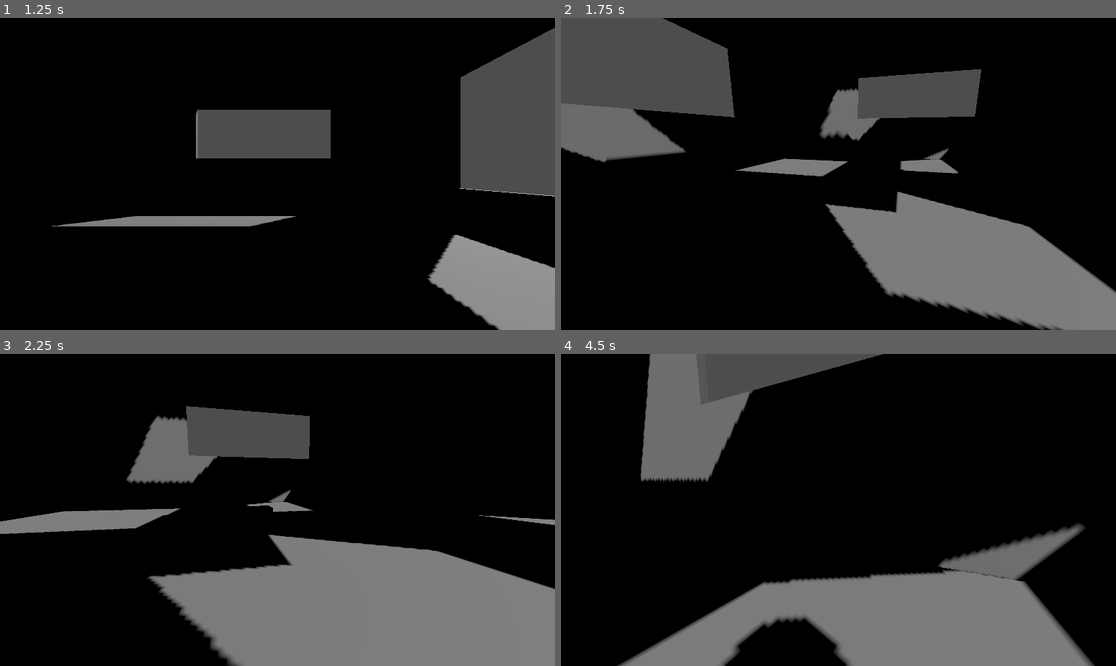
Above: before the commit, frames 1-4 (two rows, left to right).
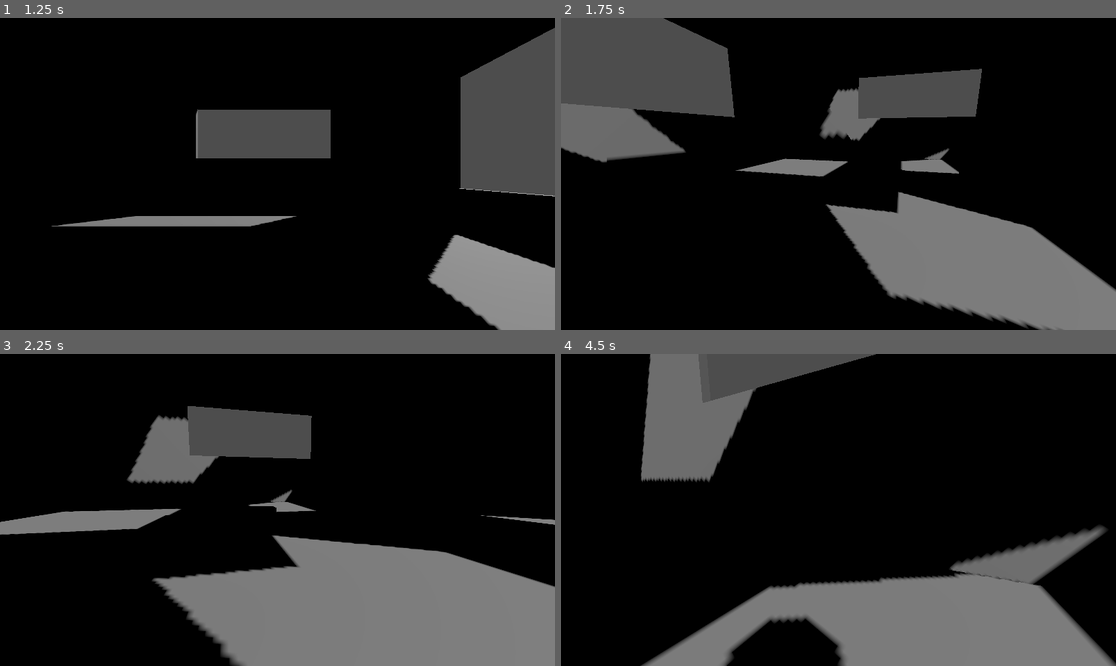
Above: after the commit, the same moments.

Repository: EMOLACRIA/Physics-based-character-movement
Game: Godot game, scene res://Scene/node_3d.tscn
The game is run twice, just before and just after one commit, with the same random seed, the same clock (stepped at 60 frames per second) and the same inputs. The engine's default icon, where the game draws it, is replaced by a stand-in: a white triangle on a blue panel in a dark square.
Inputs (mouse positions are in pixels of both pictures, inside the frame that each line leads up to):
- Up to frame 1 (1.25 s): move the mouse to (399, 158) at 0.52 s; press the mouse at (399, 158) at 0.53 s; hold D (right) from 0.53 s (still down); tap Space (jump) at 0.77 s
- Up to frame 2 (1.75 s): move the mouse to (810, 174) at 1.27 s; release D (right) at 1.28 s; release the mouse at (810, 174) at 1.28 s; hold W (forward) from 1.28 s (still down); tap E (Interact) at 1.35 s; tap Space (jump) at 1.52 s; click (810, 174) at 1.55 s
- Up to frame 3 (2.25 s): keep holding W (forward); move the mouse to (288, 503) at 2.02 s; press the mouse at (288, 503) at 2.03 s
- Up to frame 4 (4.5 s): keep holding W (forward); move the mouse to (832, 516) at 2.77 s; release the mouse at (832, 516) at 2.78 s; click (832, 516) at 2.85 s; tap Space (jump) at 3.02, 3.77 s; move the mouse to (877, 513) at 3.52 s; press the mouse at (877, 513) at 3.53 s; tap E (Interact) at 3.6 s; move the mouse to (794, 506) at 4.27 s; release the mouse at (794, 506) at 4.28 s; click (794, 506) at 4.35 s

Frame 1 is identical in both runs. In frame 2, 0.8% of the frame differs, in the area x 0-100%, y 0-100%; in frame 3, 1.5%; in frame 4, 5.2%, in the area x 10-100%, y 0-100%.

Commit message:
Mechanic 9 - Momentum Preservation

Diff:
--- a/Scripts/character_body_3d.gd
+++ b/Scripts/character_body_3d.gd
@@ -14,7 +14,8 @@
 
 @onready var cast = %SeeCast
 @onready var interacttxt = %Intertact
-
+var just_landed: bool = false
+var was_on_floor: bool = false
 
 
 func _unhandled_input(event):
@@ -48,16 +49,21 @@
 	# Etkileşime geçebileceği objenin önüne gelince bir text çıkartır ve
 	# etkileşime geçince "interacted" fonksiyonunu çalıştırır
 
+	just_landed = is_on_floor() and not was_on_floor
+
 	apply_gravity(delta)
 	process_jump()
 
 	if is_on_floor():
-		apply_ground_friction(delta)
+		if not just_landed:
+			apply_ground_friction(delta)
 		process_ground_movement(delta)
 	else:
 		process_air_movement(delta)
 
+	was_on_floor = is_on_floor()
 	move_and_slide()
+
 
 func read_movement_input() -> Vector2:
 	return Input.get_vector("left", "right", "forward", "back")
@@ -163,8 +169,9 @@
 	var wish_dir_2d = Vector2(wish_dir.x, wish_dir.z)
 	var alignment = current_dir.dot(wish_dir_2d)
 
-	print(alignment)
 
+	if alignment <= 0:
+		return
 
 	var new_dir = current_dir.lerp(wish_dir_2d, air_control * delta).normalized()
 	velocity.x = new_dir.x * speed
--- a/project.godot
+++ b/project.godot
@@ -73,6 +73,7 @@
 jump={
 "deadzone": 0.2,
 "events": [Object(InputEventKey,"resource_local_to_scene":false,"resource_name":"","device":-1,"window_id":0,"alt_press …(191 unchanged characters)…
+, Object(InputEventMouseButton,"resource_local_to_scene":false,"resource_name":"","device":-1,"window_id":0,"alt_pressed":false,"shift_pressed":false,"ctrl_pressed":false,"meta_pressed":false,"button_mask":0,"position":Vector2(0, 0),"global_position":Vector2(0, 0),"factor":1.0,"button_index":5,"canceled":false,"pressed":false,"double_click":false,"script":null)
 ]
 }
 
